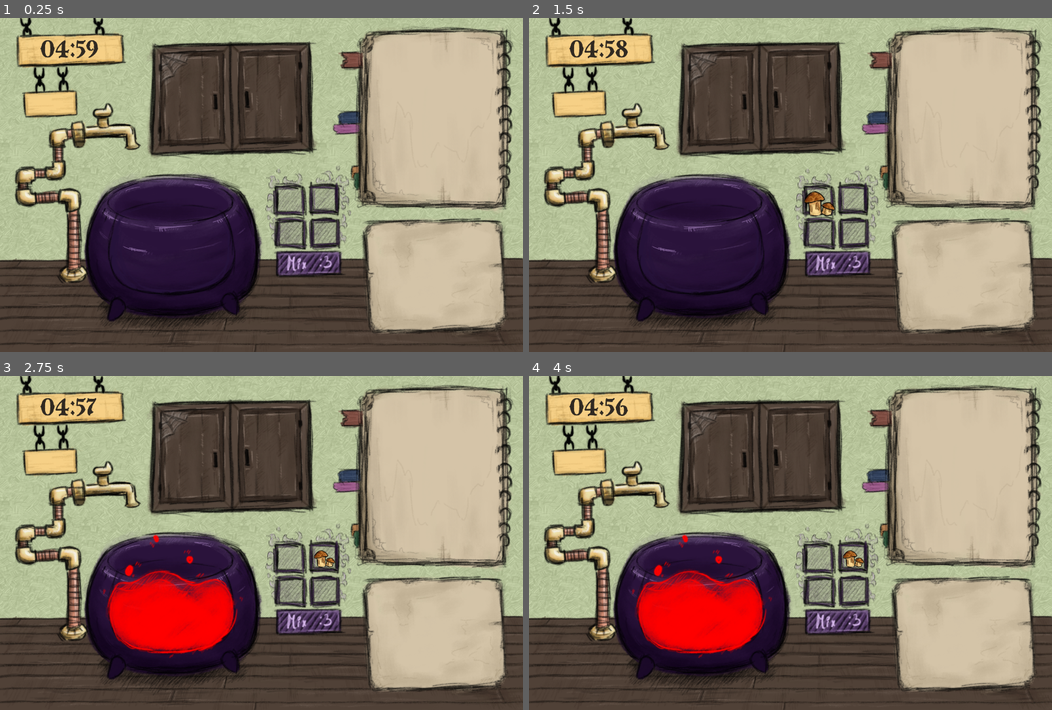
Above: before the commit, frames 1-4 (two rows, left to right).
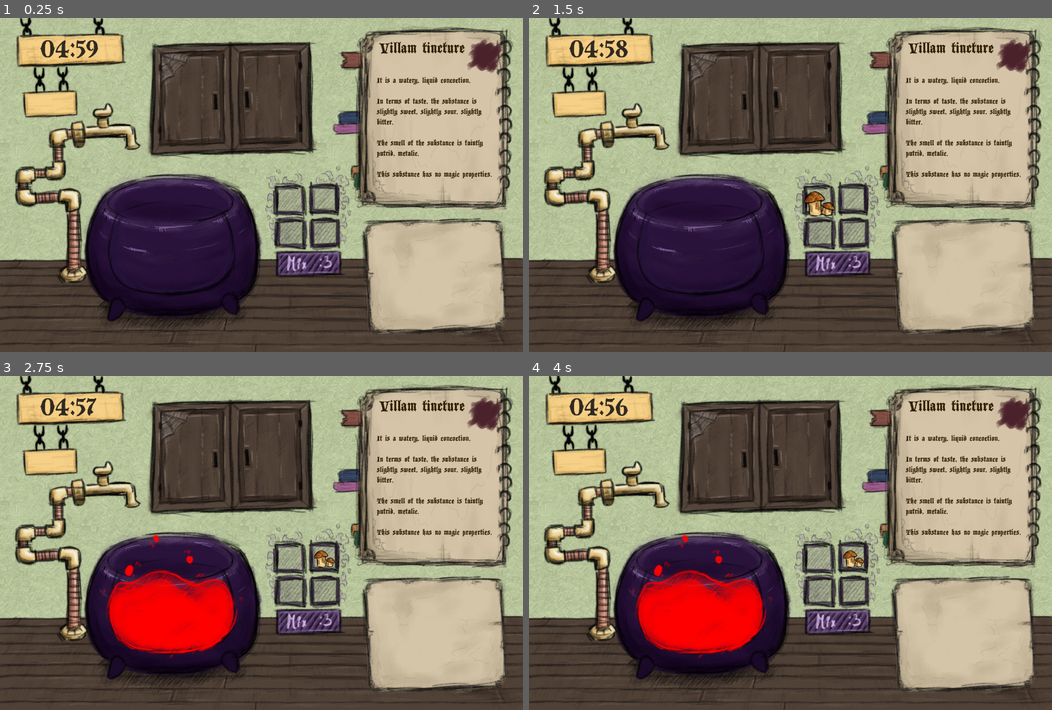
Above: after the commit, the same moments.

Repository: OsakiTsukiko/capitalist-alchemist
Game: Godot game, scene res://src/game_scene/game_scene.tscn
Two runs of this game, one before a commit and one after it. Both use one fixed random seed, a clock stepped at 60 frames per second and the inputs below. This scene is started directly instead of the project's main scene.
Inputs (mouse positions are in pixels of both pictures, inside the frame that each line leads up to):
- Up to frame 1 (0.25 s): no input
- Up to frame 2 (1.5 s): click (764, 98) at 0.5 s; click (816, 201) at 1.25 s
- Up to frame 3 (2.75 s): click (324, 556) at 2 s
- Up to frame 4 (4 s): click (821, 589) at 2.75 s; click (853, 589) at 3.5 s

The runs differ from the first frame. In frame 1, 1.8% of the frame differs, in the area x 72-97%, y 6-49%; in frame 2, 1.8%; in frame 3, 1.8%; in frame 4, 1.8%.

Commit message:
add journal description for potion

Diff:
--- a/src/game_scene/game_scene.gd
+++ b/src/game_scene/game_scene.gd
@@ -23,8 +23,13 @@
 
 var ing_l: Array[Ingredient] = [null, null, null, null]
 
+var current_potion: Potion
+@onready var description_label = $CanvasLayer/PotionDescriptionLabel
+
 func _ready():
 	timer.start()
+	current_potion = Potion.randomize_potion()
+	update_journal_display()
 
 func _process(delta):
 	if (indicator_visible && !cabinet_node.visible):
@@ -131,3 +136,83 @@
 			ok = false
 			break
 	return ok
+
+func update_journal_display():
+	$CanvasLayer/PotionNameLabel.text = current_potion.potion_name
+	$Scrib.material.set_shader_parameter("color", current_potion.color)
+
+	var ok: bool = 0
+
+	description_label.text = ""
+
+	description_label.text += "It is a "
+
+	match current_potion.prop_array[0]:
+		0:
+			description_label.text += "fine powder substance.\n\n"
+		1:
+			description_label.text += "semisolid, cream-like consistency.\n\n"
+		2:
+			description_label.text += "watery, liquid concoction.\n\n"
+
+	description_label.text += "In terms of taste, the substance is"
+	for i in range(5):
+		if current_potion.prop_array[i + 1] != 0:
+
+			if ok == true:
+				description_label.text += ","
+
+			match current_potion.prop_array[i + 1]:
+				1:
+					description_label.text += " slightly"
+				2:
+					description_label.text += ""
+				3:
+					description_label.text += " very"
+
+			match i + 1:
+				1:
+					description_label.text += " sweet"
+				2:
+					description_label.text += " sour"
+				3:
+					description_label.text += " salty"
+				4:
+					description_label.text += " bitter"
+				5:
+					description_label.text += " mild"
+			ok = 1
+
+	ok = false
+	description_label.text += ".\n\nThe smell of the substance is"
+	for i in range(3):
+		if current_potion.prop_array[i + 6] != 0:
+
+			if ok == true:
+				description_label.text += ","
+
+			match current_potion.prop_array[i + 1]:
+				1:
+					description_label.text += " faintly"
+				2:
+					description_label.text += ""
+				3:
+					description_label.text += " pungently"
+
+			match i + 6:
+				6:
+					description_label.text += " putrid"
+				7:
+					description_label.text += " vegetal"
+				8:
+					description_label.text += " metalic"
+			ok = 1
+
+	description_label.text += ".\n\nThis substance has"
+	match current_potion.prop_array[9]:
+		0:
+			description_label.text += " no magic properties."
+		1:
+			description_label.text += " some magical powers."
+		2:
+			description_label.text += " great magical powers."
--- a/src/game_scene/game_scene.tscn
+++ b/src/game_scene/game_scene.tscn
@@ -7,6 +7,12 @@
 [ext_resource type="FontFile" uid="uid://jp2ejc0xasmn" path="res://assets/fonts/Blackwood Castle.ttf" id="4_a8mpk"]
 [ext_resource type="PackedScene" uid="uid://dbvehg1dmn6kp" path="res://src/game_scene/cabinet.tscn" id="5_tukyl"]
 [ext_resource type="Texture2D" uid="uid://xmx2qpspvagw" path="res://assets/img/ing/ABIGAIL.png" id="6_tsl88"]
+[ext_resource type="Shader" path="res://src/temp_scene/temp_scene.gdshader" id="8_3ri3a"]
+[ext_resource type="Texture2D" uid="uid://ce6p0d78poca5" path="res://assets/img/SCRIB.png" id="8_6jdog"]
+
+[sub_resource type="ShaderMaterial" id="ShaderMaterial_ywsex"]
+shader = ExtResource("8_3ri3a")
+shader_parameter/color = null
 
 [node name="GameScene" type="Node2D" groups=["game_scene"]]
 script = ExtResource("1_cuv0s")
@@ -120,10 +126,38 @@
 expand_mode = 1
 stretch_mode = 5
 
+[node name="PotionNameLabel" type="Label" parent="CanvasLayer"]
+offset_left = 975.0
+offset_top = 56.0
+offset_right = 1207.0
+offset_bottom = 102.0
+theme_override_colors/font_color = Color(0.180392, 0.117647, 0.00392157, 1)
+theme_override_fonts/font = ExtResource("4_a8mpk")
+theme_override_font_sizes/font_size = 40
+horizontal_alignment = 1
+vertical_alignment = 1
+autowrap_mode = 3
+
+[node name="PotionDescriptionLabel" type="Label" parent="CanvasLayer"]
+offset_left = 974.0
+offset_top = 150.0
+offset_right = 1286.0
+offset_bottom = 452.0
+theme_override_colors/font_color = Color(0.180392, 0.117647, 0.00392157, 1)
+theme_override_fonts/font = ExtResource("4_a8mpk")
+theme_override_font_sizes/font_size = 20
+autowrap_mode = 3
+
 [node name="Timer" type="Timer" parent="."]
 process_callback = 0
 wait_time = 300.0
 one_shot = true
+
+[node name="Scrib" type="Sprite2D" parent="."]
+material = SubResource("ShaderMaterial_ywsex")
+position = Vector2(1255, 98)
+scale = Vector2(0.412111, 0.412111)
+texture = ExtResource("8_6jdog")
 
 [connection signal="mouse_entered" from="CanvasLayer/CabinetBTN" to="." method="_on_cabinet_btn_mouse_entered"]
 [connection signal="mouse_exited" from="CanvasLayer/CabinetBTN" to="." method="_on_cabinet_btn_mouse_exited"]
Binary file added: assets/img/SCRIB.png
Not shown, added: assets/img/SCRIB.png.import
Not shown: 1 places in src/game_scene/game_scene.tscn that only renumber resources
